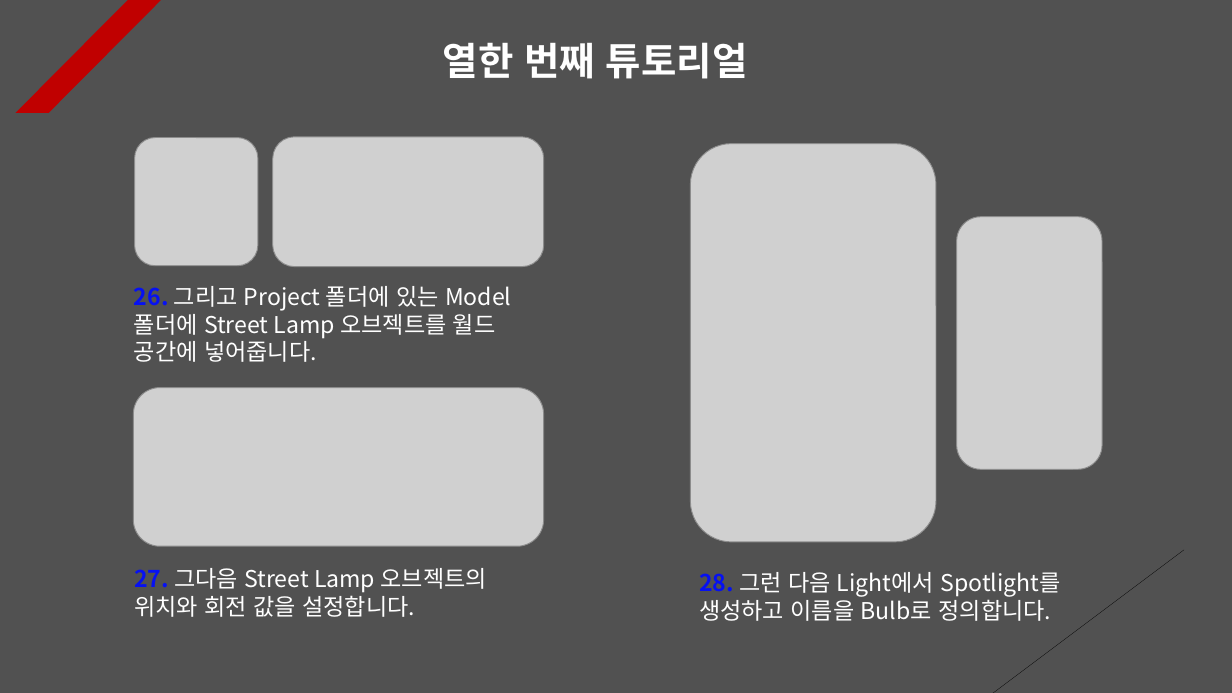
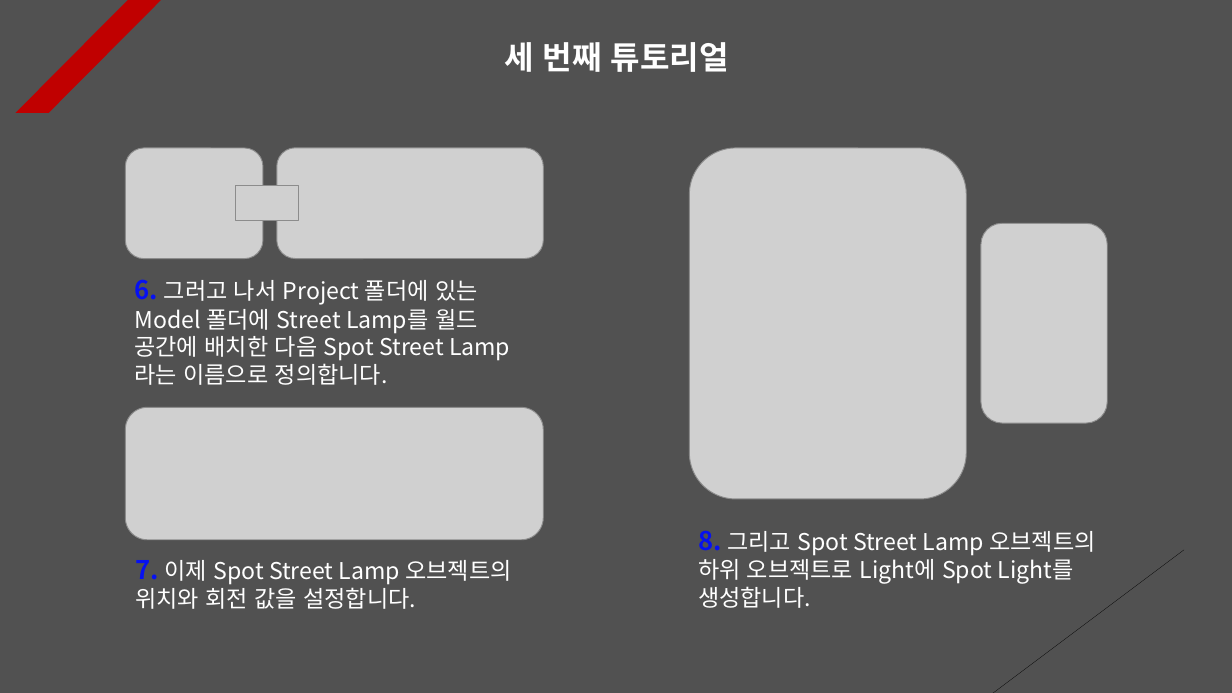
Before and after one commit to Unity2033/3D-UnityEngine, a slide deck: slide 3 of Assets/Class/Light/PPT Data/Light Example.pptx (slide 12 before the commit). Drawn at 1232x693 pixels with LibreOffice and Linux fonts; fonts in the diff are those of the drawing; grey boxes stand for pictures. Boxes give left, top, right and bottom in pixels: in the first picture for what was removed or moved away, otherwise in the second. Text is boxed around its words. In the diff, an @@ line names an element or a change of style, - is before the commit and + after.

```diff
--- a/Assets/Class/Light/PPT Data/Light Example.pptx
+++ b/Assets/Class/Light/PPT Data/Light Example.pptx
@@ text at <box>505,42,729,72</box>: text changed; size 30 to 25 pt @@
-열한 번째 튜토리얼
+세 번째 튜토리얼
@@ picture: place and size @@
-picture at <box>135,138,258,266</box>
+picture at <box>126,148,263,259</box>
@@ picture: place and size @@
-picture at <box>273,137,543,266</box>
+picture at <box>277,148,543,259</box>
@@ picture: place and size @@
-picture at <box>690,143,936,542</box>
+picture at <box>689,148,967,499</box>
@@ picture added at <box>235,186,298,221</box> @@
@@ picture: place and size @@
-picture at <box>957,217,1102,470</box>
+picture at <box>982,224,1108,423</box>
@@ text at <box>134,279,478,385</box>: text changed @@
-26. 그리고 Project 폴더에 있는 Model 폴더에 Street Lamp 오브젝트를 월드 공간에 넣어줍니다.
+6. 그러고 나서 Project 폴더에 있는 Model 폴더에 Street Lamp를 월드 공간에 배치한 다음 Spot Street Lamp라는 이름으로 정의합니다.
@@ picture: place and size @@
-picture at <box>133,388,543,547</box>
+picture at <box>126,408,543,540</box>
@@ text added at <box>698,530,1095,608</box>, 18 pt, text #FFFFFF @@
+8. 그리고 Spot Street Lamp 오브젝트의 하위 오브젝트로 Light에 Spot Light를 생성합니다.
@@ text at <box>135,560,511,609</box>: text changed @@
-27. 그다음 Street Lamp 오브젝트의 위치와 회전 값을 설정합니다.
+7. 이제 Spot Street Lamp 오브젝트의 위치와 회전 값을 설정합니다.
@@ text removed at <box>699,572,1061,621</box> @@
-28. 그런 다음 Light에서 Spotlight를 생성하고 이름을 Bulb로 정의합니다.
```
Also in this commit, not shown: 2 other slides changed, 2 slides added, 10 slides removed, 25 other files.
